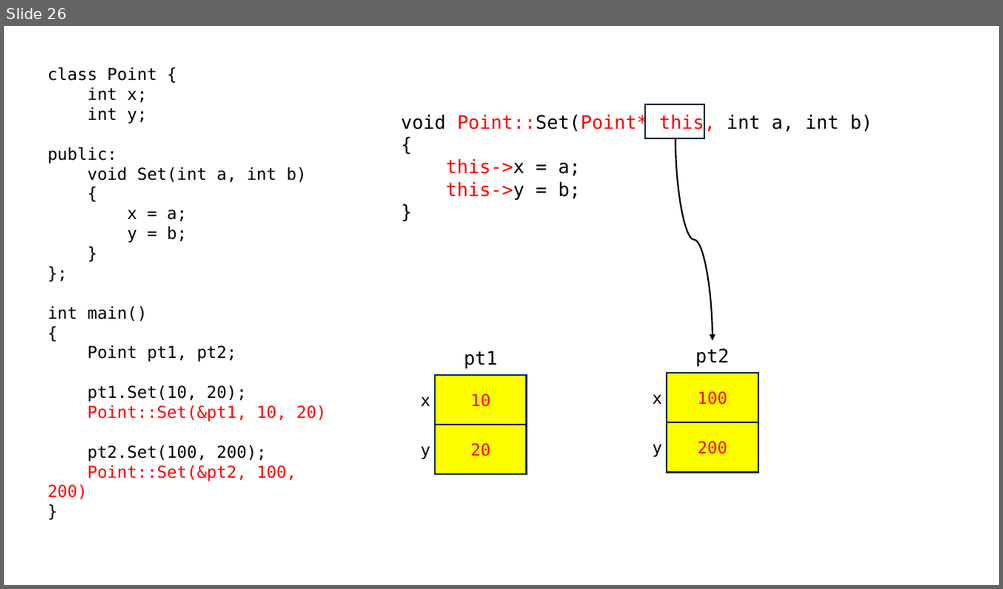
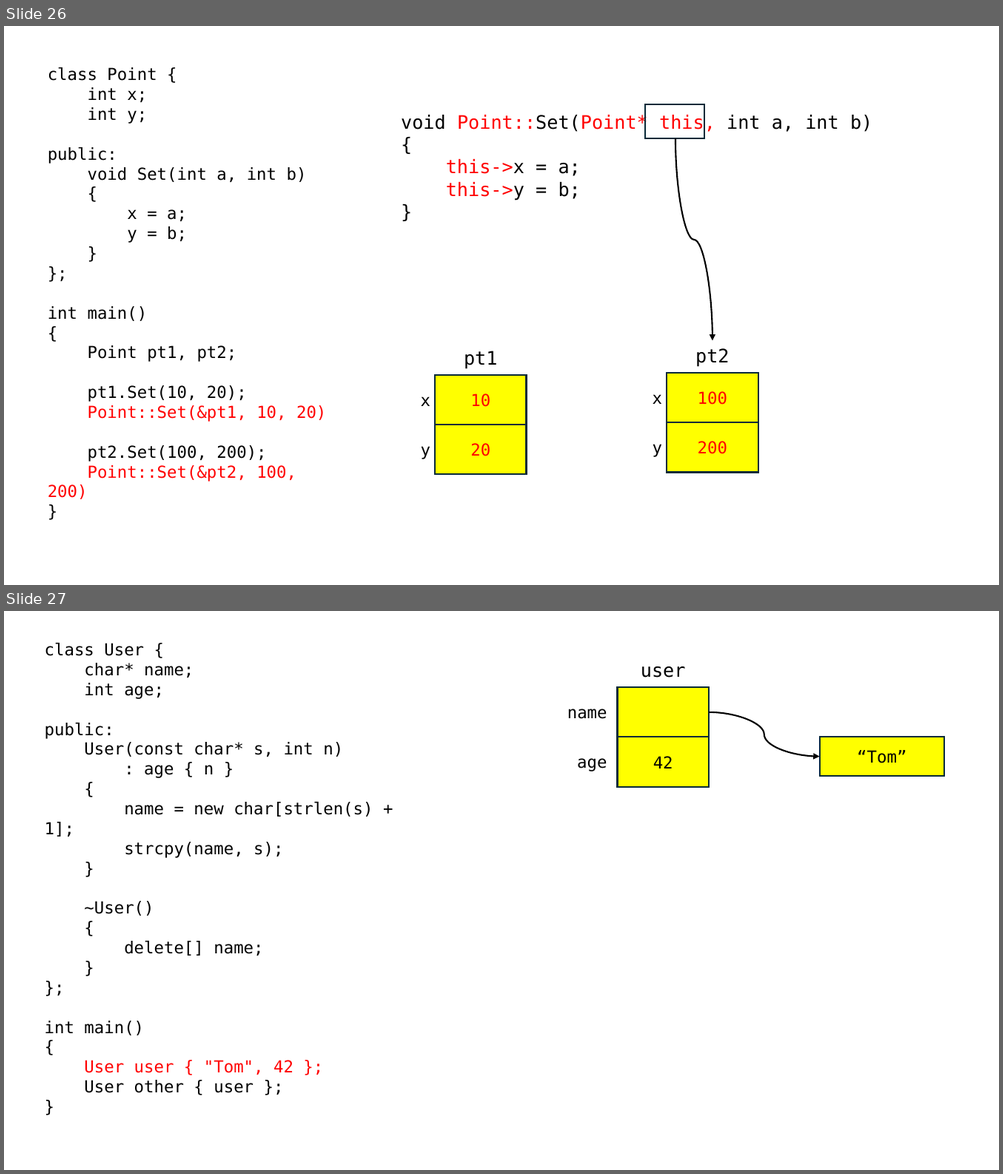
Before and after one commit to yoondev-classroom/cpp_240708, a slide deck: cpp_240708.pptx. Shown one above the other, each under a label of ours: slide 26 before the commit, slides 26 and 27 after it. The pictures are 1003x589 and 1003x1174 pixels, drawn with LibreOffice and Linux fonts; fonts in the diff are those of the drawing. Boxes give left, top, right and bottom in pixels: in the first picture for what was removed or moved away, otherwise in the second. Text is boxed around its words. In the diff, an @@ line names an element or a change of style, - is before the commit and + after.

```diff
--- a/cpp_240708.pptx
+++ b/cpp_240708.pptx
@@ slide 27 added at (x1=4, y1=611, x2=999, y2=1170), background #FFFFFF @@
@@ text added at (x1=45, y1=643, x2=373, y2=1093), 16 pt, text #000000 @@
+class User {
+char* name;
+int age;
+public:
+User(const char* s, int n)
+: age { n }
+{
+name = new char[strlen(s) + 1];
+strcpy(name, s);
+}
+~User()
+{
+delete[] name;
+}
+};
+int main()
+{
+User user { "Tom", 42 };
+User other { user };
+}
@@ text added at (x1=640, y1=667, x2=686, y2=678), 18 pt, text #000000 @@
+user
@@ rectangle added at (x1=617, y1=687, x2=709, y2=737), fill #FFFF00, outline #092A39 1.5 pt @@
@@ text added at (x1=567, y1=709, x2=607, y2=719), 16 pt, text #000000 @@
+name
@@ curved arrow added from (708, 712) to (819, 757), #000000 1.5 pt @@
@@ rectangle added at (x1=617, y1=737, x2=709, y2=787), fill #FFFF00, outline #092A39 1.5 pt, 16 pt, text #000000 @@
+42
@@ rectangle added at (x1=819, y1=737, x2=944, y2=776), fill #FFFF00, outline #092A39 1.5 pt, 16 pt, text #000000 @@
+“Tom”
@@ text added at (x1=577, y1=758, x2=606, y2=772), 16 pt, text #000000 @@
+age
```
Also in this commit, not shown: 4 other slides added, 2 other files.
